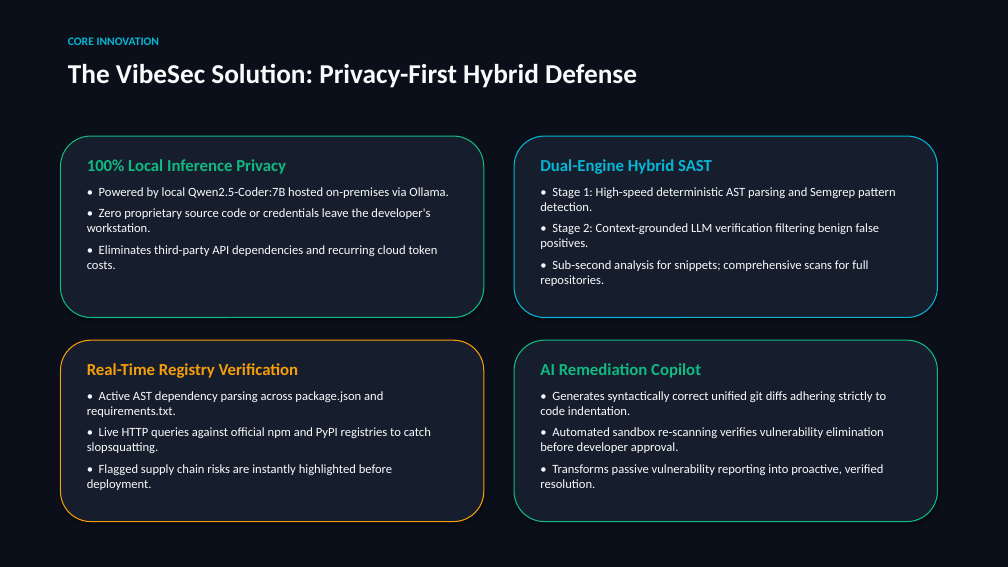
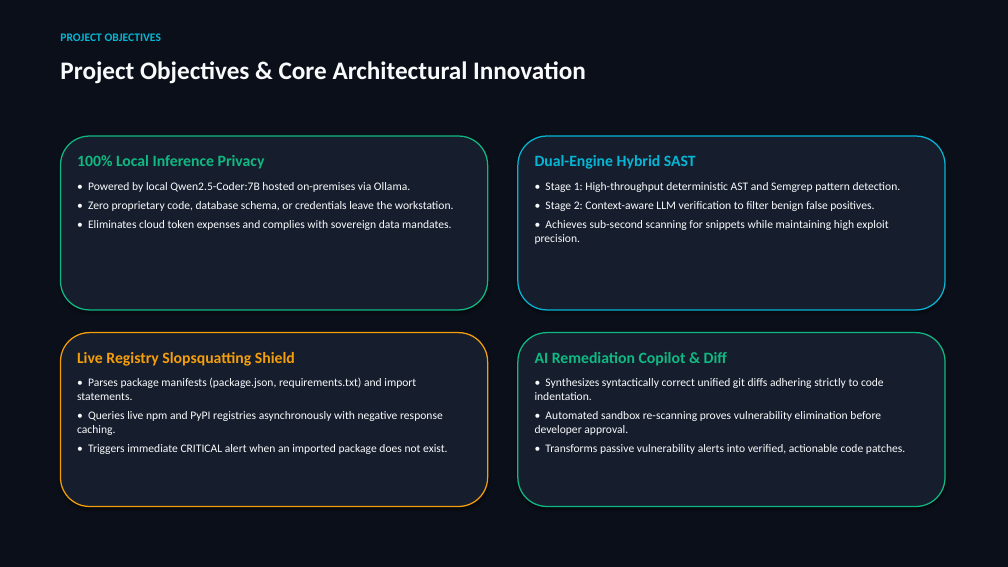
Before and after one commit to KeyToCoding/VibeSec-Project, a slide deck: slide 3 of docs/VibeSec_Final_Project_Presentation.pptx. Drawn at 1008x567 pixels with LibreOffice and Linux fonts; fonts in the diff are those of the drawing. Boxes give left, top, right and bottom in pixels: in the first picture for what was removed or moved away, otherwise in the second. Text is boxed around its words. In the diff, an @@ line names an element or a change of style, - is before the commit and + after.

```diff
--- a/docs/VibeSec_Final_Project_Presentation.pptx
+++ b/docs/VibeSec_Final_Project_Presentation.pptx
@@ text at [60,33,161,41]: text changed @@
-CORE INNOVATION
+PROJECT OBJECTIVES
@@ text at [60,61,586,84]: text changed; size 26 to 24 pt @@
-The VibeSec Solution: Privacy-First Hybrid Defense
+Project Objectives & Core Architectural Innovation
@@ rounded rectangle: place and size @@
-rounded rectangle at [60,136,484,318]
+rounded rectangle at [60,136,488,310]
@@ rounded rectangle at [60,136,488,310]: outline #10B981 1 pt to #10B981 1.2 pt @@
@@ rounded rectangle: place and size @@
-rounded rectangle at [514,136,938,318]
+rounded rectangle at [518,136,945,310]
@@ rounded rectangle at [518,136,945,310]: outline #06B6D4 1 pt to #06B6D4 1.2 pt @@
@@ text at [77,155,410,192]: size 16 to 15 pt in "100% Local Inference Privacy"; size 12 to 11 pt in "• Powered by local Qwen2.5-Coder:7B hosted on-premises ..."; less space between paragraphs @@
@@ text at [535,155,696,169]: size 16 to 15 pt in "Dual-Engine Hybrid SAST" @@
@@ text at [88,201,454,230]: text changed; size 12 to 11 pt @@
-• Zero proprietary source code or credentials leave the developer's workstation.
-• Eliminates third-party API dependencies and recurring cloud token costs.
+• Zero proprietary code, database schema, or credentials leave the workstation.
+• Eliminates cloud token expenses and complies with sovereign data mandates.
@@ text at [535,182,901,244]: text changed; size 12 to 11 pt @@
-• Stage 1: High-speed deterministic AST parsing and Semgrep pattern detection.
-• Stage 2: Context-grounded LLM verification filtering benign false positives.
-• Sub-second analysis for snippets; comprehensive scans for full repositories.
+• Stage 1: High-throughput deterministic AST and Semgrep pattern detection.
+• Stage 2: Context-aware LLM verification to filter benign false positives.
+• Achieves sub-second scanning for snippets while maintaining high exploit precision.
@@ rounded rectangle: place and size @@
-rounded rectangle at [60,340,484,522]
+rounded rectangle at [60,333,488,507]
@@ rounded rectangle at [60,333,488,507]: outline #F59E0B 1 pt to #F59E0B 1.2 pt @@
@@ text at [77,352,447,454]: text changed; size 12 to 11 pt @@
-Real-Time Registry Verification
-• Active AST dependency parsing across package.json and requirements.txt.
-• Live HTTP queries against official npm and PyPI registries to catch slopsquatting.
-• Flagged supply chain risks are instantly highlighted before deployment.
+Live Registry Slopsquatting Shield
+• Parses package manifests (package.json, requirements.txt) and import statements.
+• Queries live npm and PyPI registries asynchronously with negative response caching.
+• Triggers immediate CRITICAL alert when an imported package does not exist.
@@ rounded rectangle at [518,333,945,507]: outline #10B981 1 pt to #10B981 1.2 pt @@
@@ rounded rectangle: place and size @@
-rounded rectangle at [514,340,938,522]
+rounded rectangle at [518,333,945,507]
@@ text at [535,352,905,454]: text changed; size 12 to 11 pt @@
-AI Remediation Copilot
-• Generates syntactically correct unified git diffs adhering strictly to code indentation.
-• Automated sandbox re-scanning verifies vulnerability elimination before developer approval.
-• Transforms passive vulnerability reporting into proactive, verified resolution.
+AI Remediation Copilot & Diff
+• Synthesizes syntactically correct unified git diffs adhering strictly to code indentation.
+• Automated sandbox re-scanning proves vulnerability elimination before developer approval.
+• Transforms passive vulnerability alerts into verified, actionable code patches.
```
Also in this commit, not shown: 3 other slides changed, 14 slides added, 11 slides removed, 34 other files.
